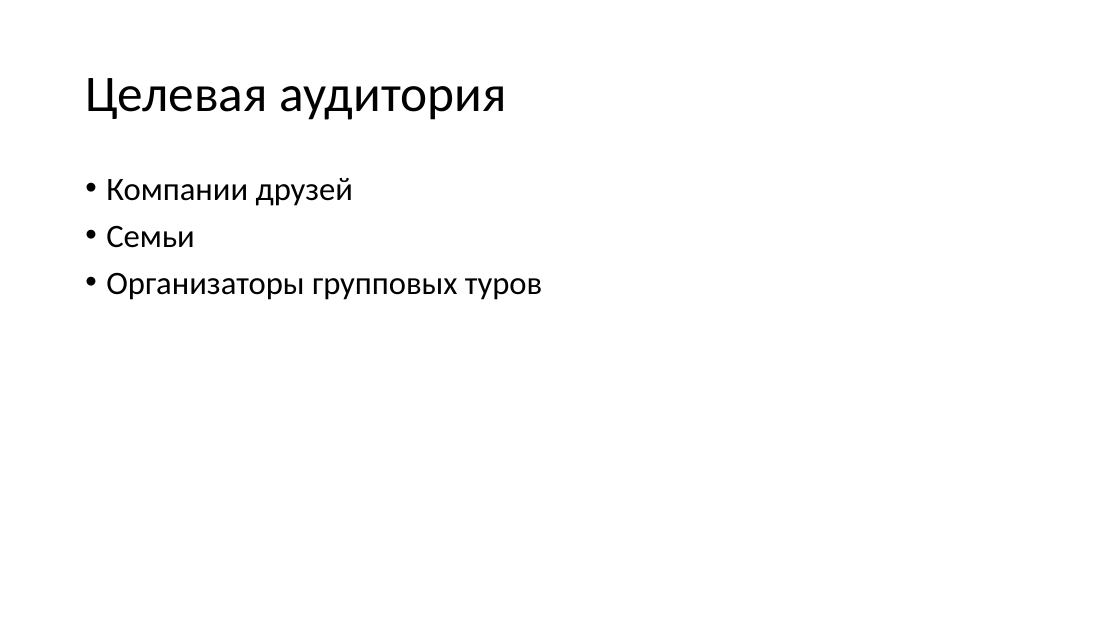
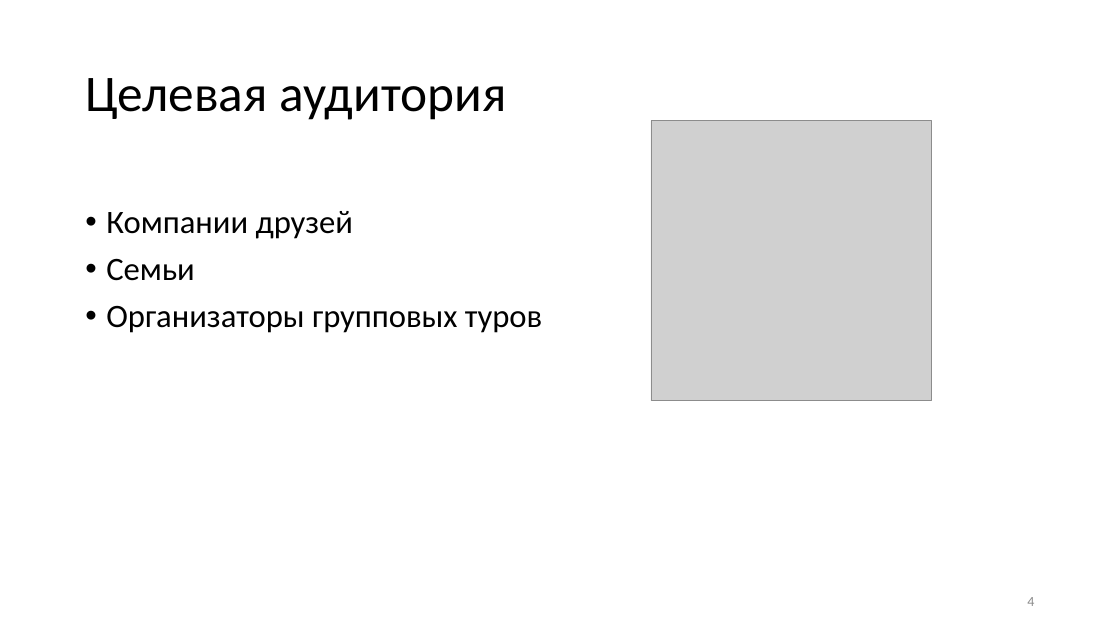
Before and after one commit to egoistique/TravelWithFriends, a slide deck: slide 4 of documentation/Презентация.pptx (slide 3 before the commit). Drawn at 1120x630 pixels with LibreOffice and Linux fonts; fonts in the diff are those of the drawing; grey boxes stand for pictures. Boxes give left, top, right and bottom in pixels: in the first picture for what was removed or moved away, otherwise in the second. Text is boxed around its words. In the diff, an @@ line names an element or a change of style, - is before the commit and + after.

```diff
--- a/documentation/Презентация.pptx
+++ b/documentation/Презентация.pptx
@@ picture added at [651,121,931,401] @@
@@ text "Компании друзей": place and size @@
-text "Компании друзей" at [106,178,542,300]
+text "Компании друзей" at [106,211,542,333]
@@ page number added at [1027,597,1034,606], 12 pt, text #8C8C8C @@
+4
```
Also in this commit, not shown: 7 other slides changed, 4 slides added, 5 slides removed, 1 other file.
